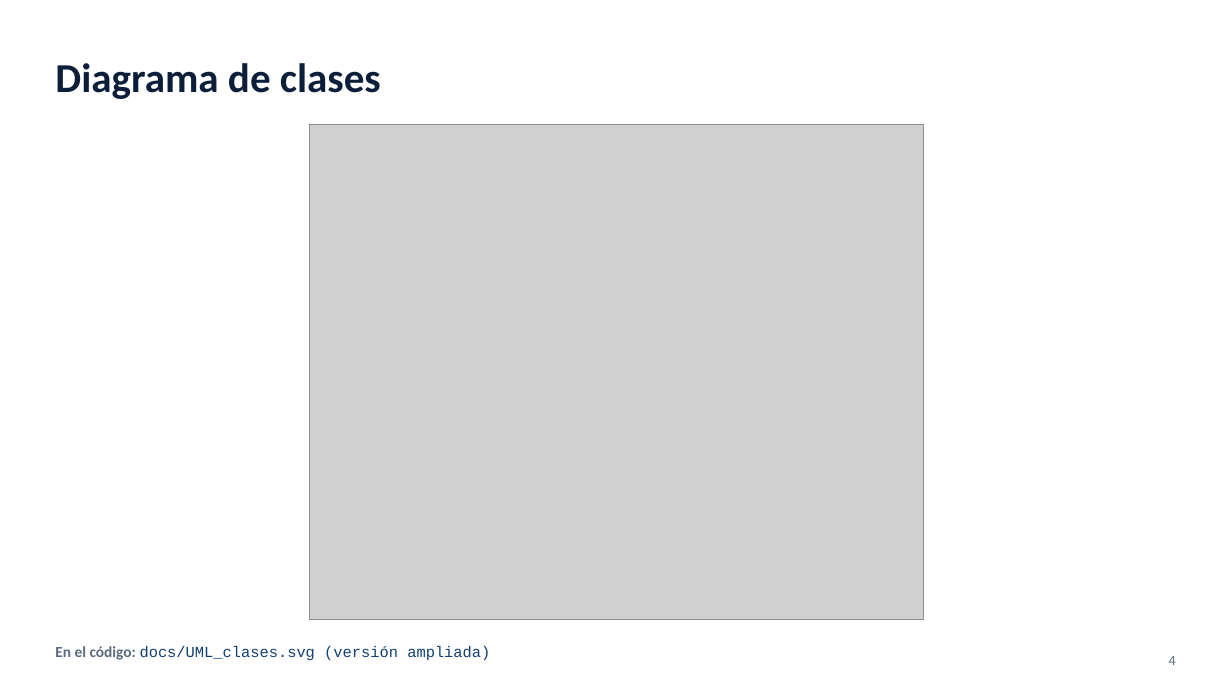
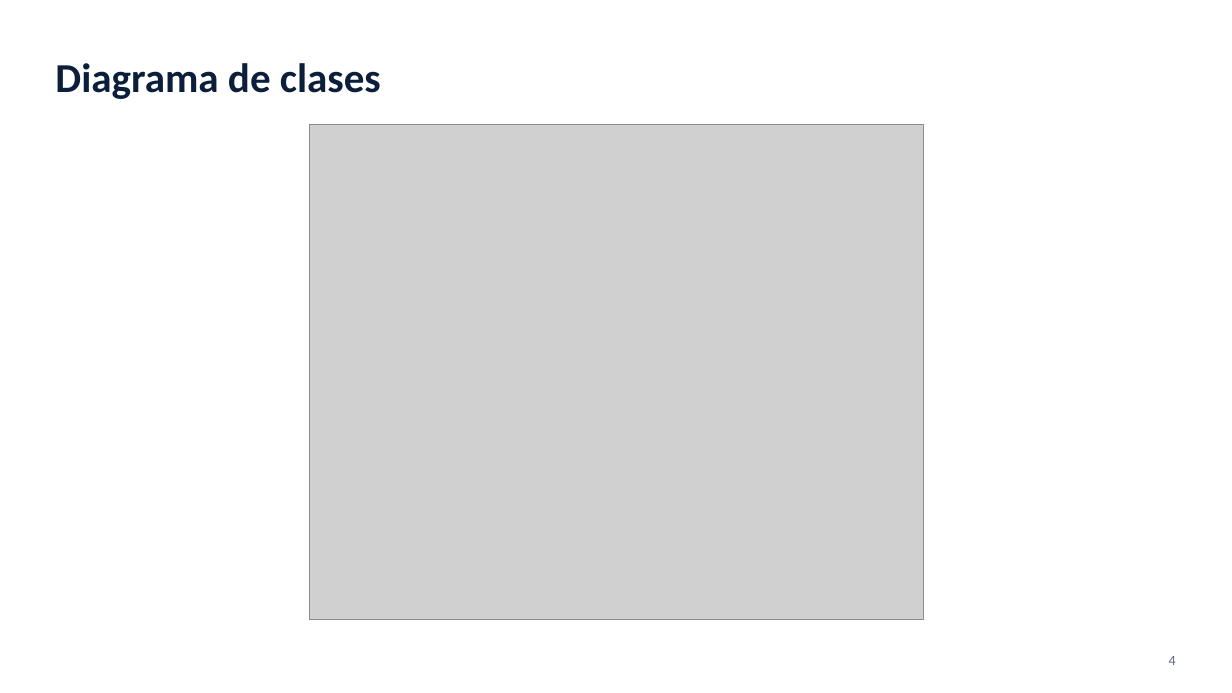
Before and after one commit to dypenaloza/TPO_Submarine_Attack, a slide deck: slide 4 of docs/Presentacion_Submarine_Attack.pptx. Drawn at 1232x693 pixels with LibreOffice and Linux fonts; fonts in the diff are those of the drawing; grey boxes stand for pictures. Boxes give left, top, right and bottom in pixels: in the first picture for what was removed or moved away, otherwise in the second. Text is boxed around its words. In the diff, an @@ line names an element or a change of style, - is before the commit and + after.

```diff
--- a/docs/Presentacion_Submarine_Attack.pptx
+++ b/docs/Presentacion_Submarine_Attack.pptx
@@ text removed at [55, 646, 490, 661] @@
-En el código: docs/UML_clases.svg (versión ampliada)
```
Also in this commit, not shown: 7 other slides changed, 3 slides added, 3 slides removed, 1 other file.
